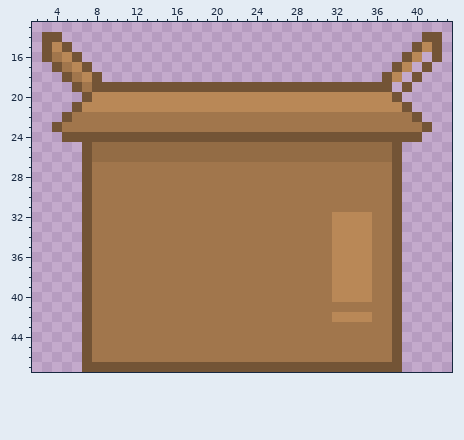
Pixel-art file -- cardboard_box_open.aseprite. This is how it looked before the edit.
48x48 pixels, 1 frame. Shown: x 2..43, y 13..47.
The same view after the edit:
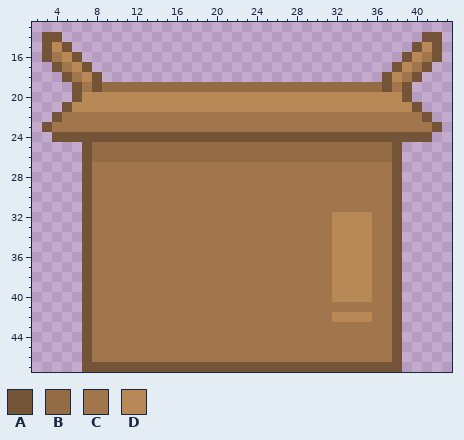
Palette (. is transparent): A #735436  B #936c45  C #a1764c  D #b98857
Diff:
{"where": "layer \"Layer 2\""}
{"y":16,"x":41,"old":".","new":"C"}
{"y":17,"x":40,"old":".","new":"C"}
{"y":18,"x":39,"old":".","new":"C"}
{"y":19,"x":9,"old":"AAAAAAAAAAAAAAAAAAAAAAAAAAAA","new":"BBBBBBBBBBBBBBBBBBBBBBBBBBBB"}
{"y":19,"x":38,"old":".","new":"C"}
{"y":20,"x":6,"old":".A","new":"AD"}
{"y":20,"x":38,"old":"A.","new":"DA"}
{"y":21,"x":5,"old":".A","new":"AD"}
{"y":21,"x":39,"old":"A.","new":"DA"}
{"y":22,"x":4,"old":".A","new":"AC"}
{"y":22,"x":40,"old":"A.","new":"CA"}
{"y":23,"x":3,"old":".A","new":"AC"}
{"y":23,"x":41,"old":"A.","new":"CA"}
{"y":24,"x":4,"old":".","new":"A"}
{"y":24,"x":41,"old":".","new":"A"}
